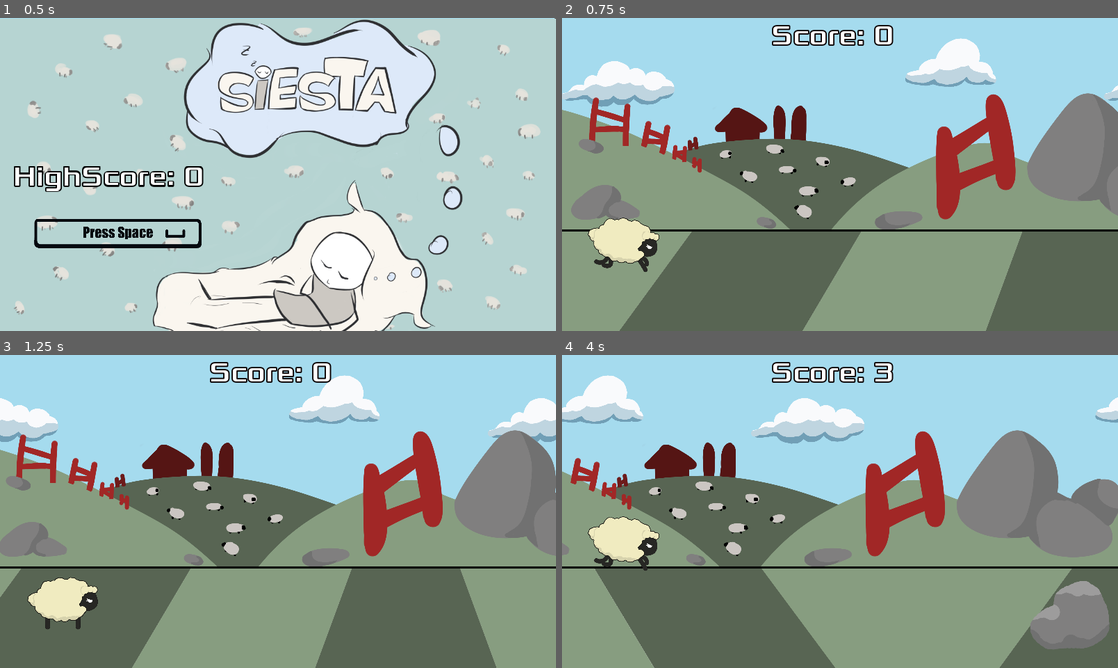
Above: before the commit, frames 1-4 (two rows, left to right).
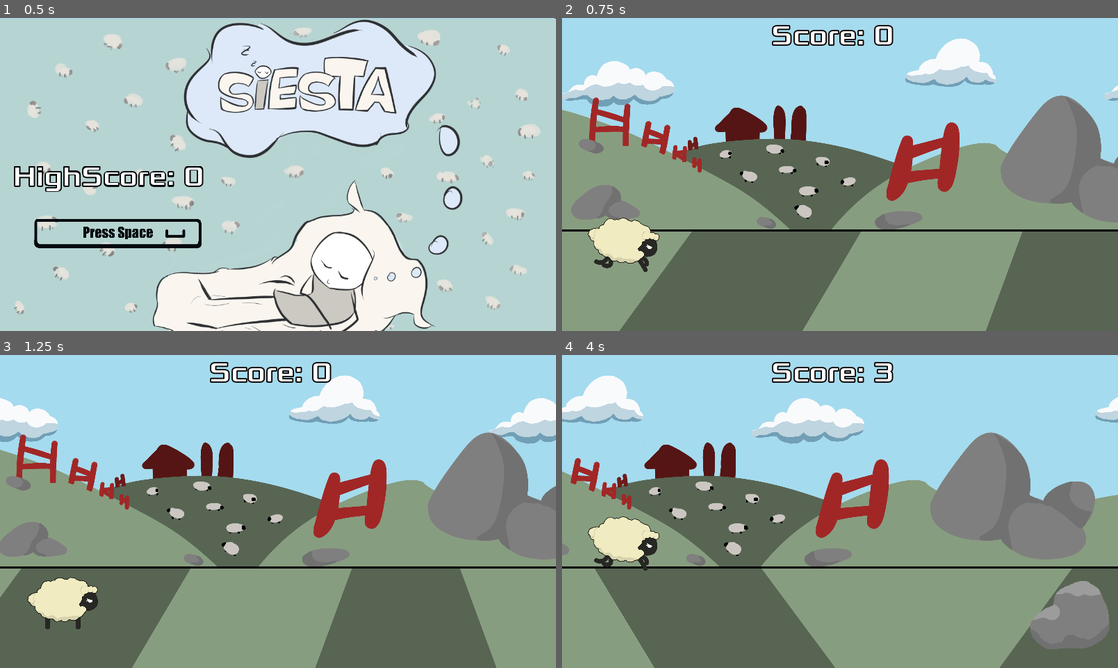
Above: after the commit, the same moments.

Repository: BigMakak/Game-Jam-Weekly-Siesta
Game: Godot game, scene res://Scenes/TittleScreen/TittleScreen.tscn
The game is run twice, just before and just after one commit, with the same random seed, the same clock (stepped at 60 frames per second) and the same inputs.
Inputs:
- Up to frame 1 (0.5 s): no input
- Up to frame 2 (0.75 s): tap Enter at 0.5 s; tap Up (Jump_Keys) at 0.6 s
- Up to frame 3 (1.25 s): tap Up (Jump_Keys) at 0.77, 1.07 s
- Up to frame 4 (4 s): tap Up (Jump_Keys) at 1.35, 1.52, 1.82, 2.1, 2.85, 3.02, 3.32, 3.6, 3.77 s

Frame 1 is identical in both runs. In frame 2, 5.8% of the frame differs, in the area x 58-100%, y 24-66%; in frame 3, 6.0%; in frame 4, 7.3%, in the area x 45-100%, y 24-66%.

Commit message:
MVP completo. Base do jogo
Mudei o background e dei uns ajustes finais. O mvp esta feito. Exportar o jogo

Diff:
--- a/Game/Scenes/Main/Main.tscn
+++ b/Game/Scenes/Main/Main.tscn
@@ -4,7 +4,7 @@
 [ext_resource path="res://Scenes/Player/Player.tscn" type="PackedScene" id=2]
 [ext_resource path="res://Fonts/Xolonium-Regular.ttf" type="DynamicFontData" id=3]
 [ext_resource path="res://Scenes/Main/ParallaxBackground.gd" type="Script" id=4]
-[ext_resource path="res://Art/BG_SLEEP_-_Cortada.png" type="Texture" id=5]
+[ext_resource path="res://Art/BG_sleep_ALT.png" type="Texture" id=5]
 [ext_resource path="res://Art/SPOILER_BG_FLOOR.png" type="Texture" id=6]
 [ext_resource path="res://Art/sprites/nuvem1.png" type="Texture" id=7]
 [ext_resource path="res://Art/sprites/nuvem2.png" type="Texture" id=8]
